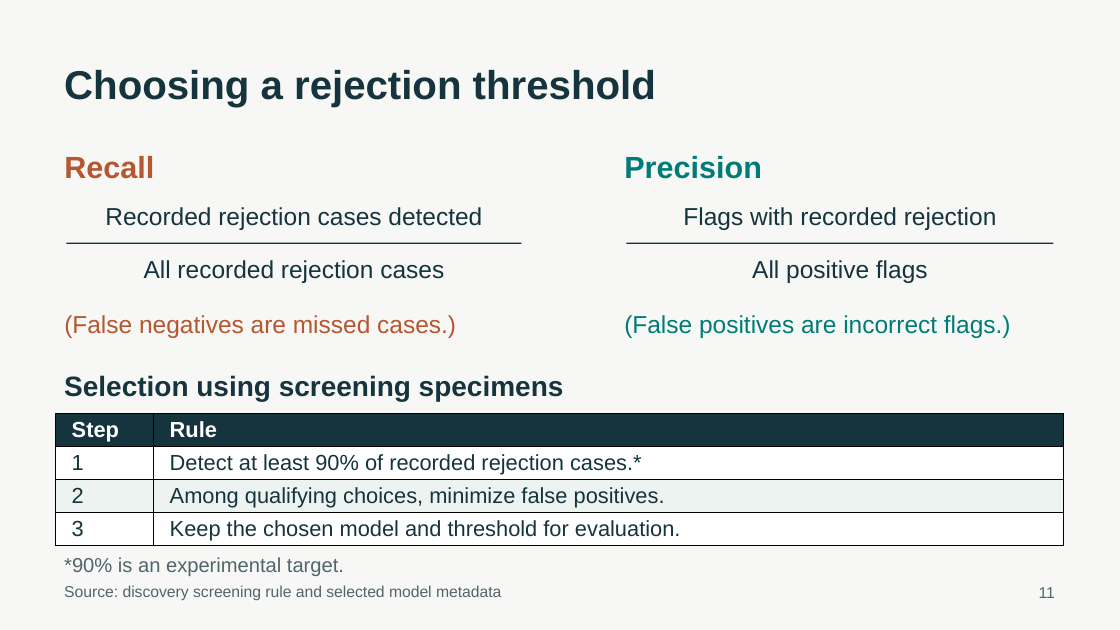
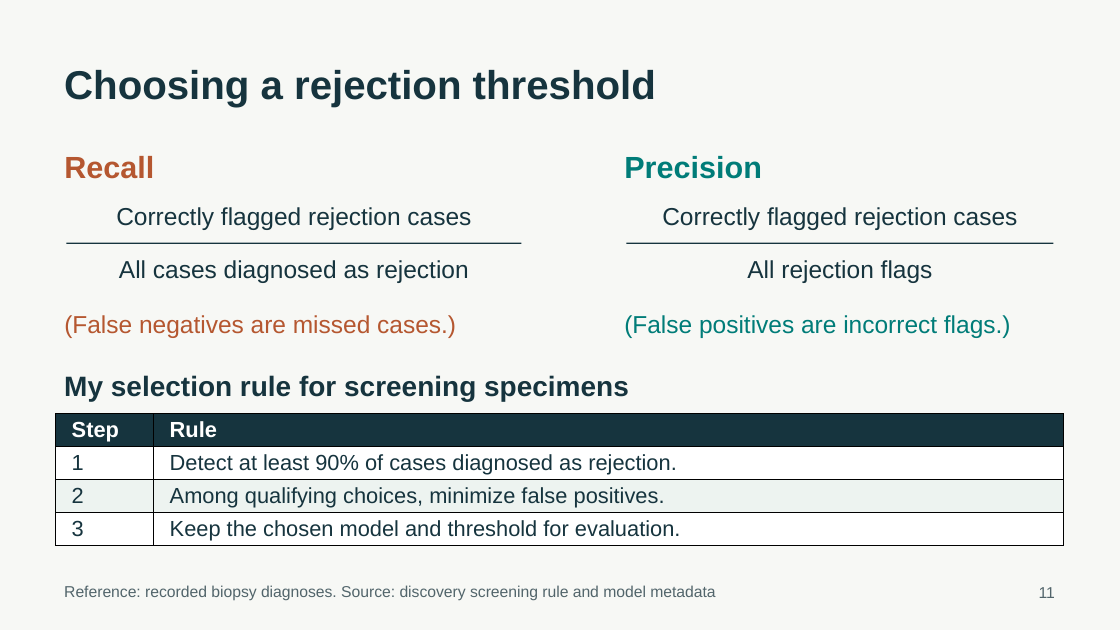
Before and after one commit to ca34525/Kidney-Biopsy-Rejection-Classifier, a slide deck: slide 11 of presentation/unos_kidney_biopsy.pptx. Drawn at 1120x630 pixels with LibreOffice and Linux fonts; fonts in the diff are those of the drawing. Boxes give left, top, right and bottom in pixels: in the first picture for what was removed or moved away, otherwise in the second. Text is boxed around its words. In the diff, an @@ line names an element or a change of style, - is before the commit and + after.

```diff
--- a/presentation/unos_kidney_biopsy.pptx
+++ b/presentation/unos_kidney_biopsy.pptx
@@ text at (116, 207, 471, 230): text changed @@
-Recorded rejection cases detected
+Correctly flagged rejection cases
@@ text at (662, 207, 1017, 230): text changed @@
-Flags with recorded rejection
+Correctly flagged rejection cases
@@ text at (119, 260, 469, 283): text changed @@
-All recorded rejection cases
+All cases diagnosed as rejection
@@ text at (747, 260, 933, 283): text changed @@
-All positive flags
+All rejection flags
@@ text at (64, 375, 629, 401): text changed @@
-Selection using screening specimens
+My selection rule for screening specimens
@@ table at (56, 414, 1065, 546) @@
-row 2, column 2: Detect at least 90% of recorded rejection cases.*
+row 2, column 2: Detect at least 90% of cases diagnosed as rejection.
@@ text removed at (64, 557, 344, 576) @@
-*90% is an experimental target.
@@ text at (64, 585, 715, 601): text changed @@
-Source: discovery screening rule and selected model metadata
+Reference: recorded biopsy diagnoses. Source: discovery screening rule and model metadata
```
Also in this commit, not shown: 6 other slides changed, 18 other files.
